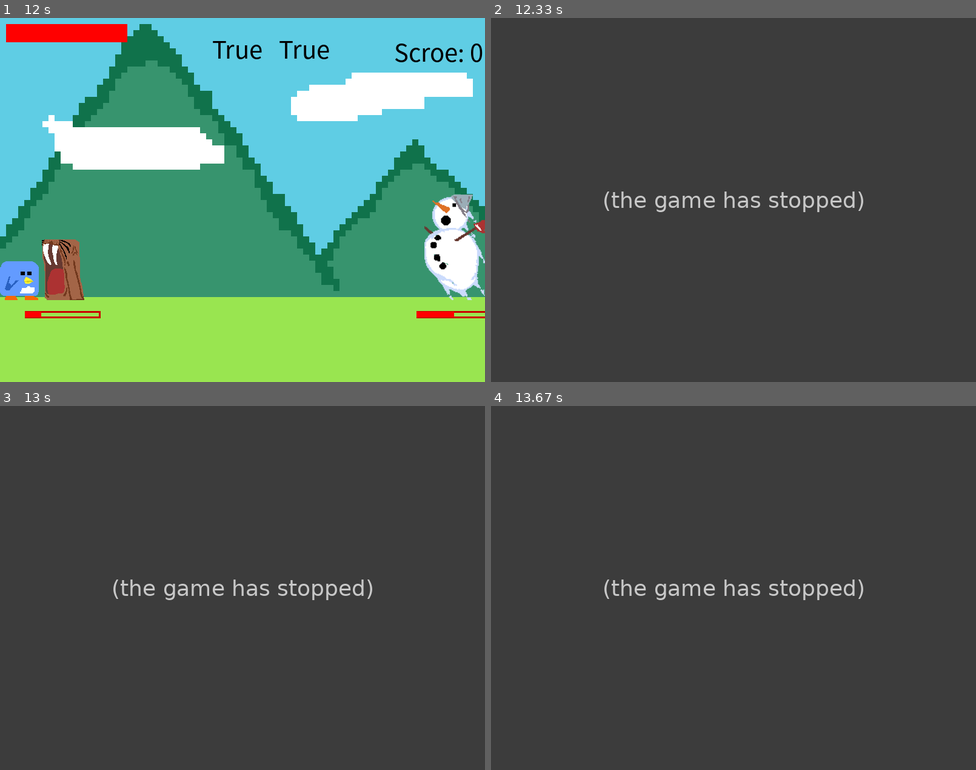
Above: before the commit, frames 1-4 (two rows, left to right).
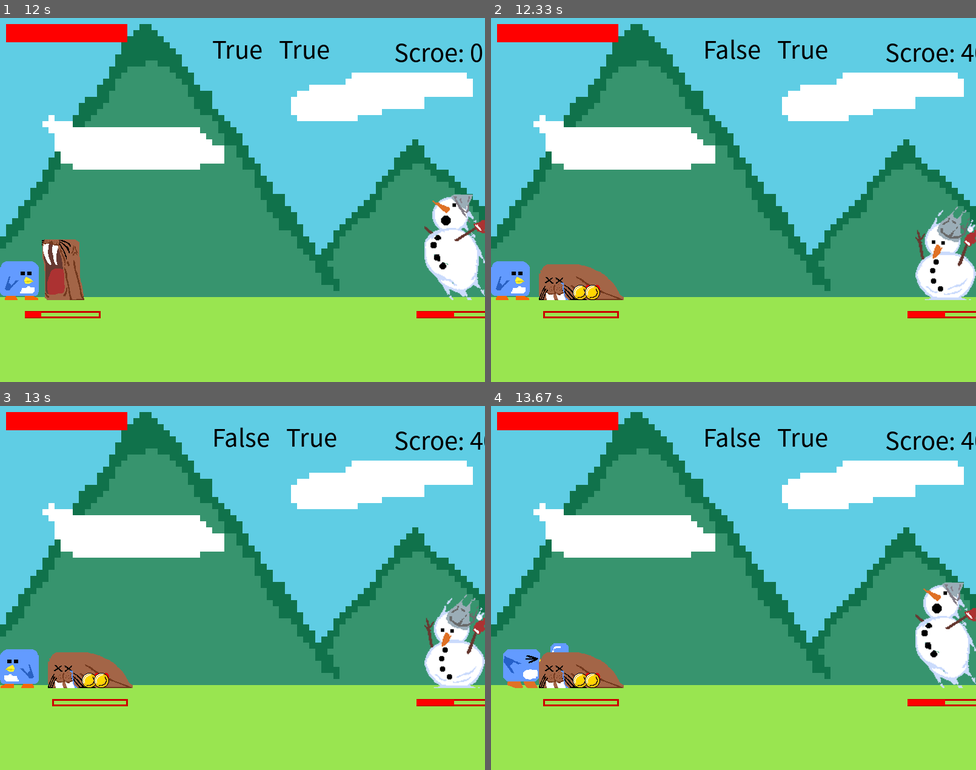
Above: after the commit, the same moments.

Repository: jeojw/pygames
Game: pygame game, started from Adventure/main.py
The game is run twice, just before and just after one commit, with the same random seed, the same clock (stepped at 60 frames per second) and the same inputs.
Inputs:
- Up to frame 1 (12 s): tap S at 0.33, 0.67 s; hold Up 1-1.47 s; hold Right 1.5-2.13 s; hold Left 2.17-2.63 s; hold Right 2.67-3.13 s; hold Up 3.17-3.47 s; tap X at 3.5, 3.9, 4.2, 4.4, 4.7, 4.97, 5.27, 5.4, 5.8, 6.1, 6.47, 6.77, 6.97, 7.27, 7.47, 7.8, 8.1, 8.3, 8.6, 9.3, 9.7, 10, 10.37, 10.67, 11.37, 11.7 s; hold Right 3.83-4.3 s; hold Left 4.33-4.87 s; hold Left 4.9-5.3 s; hold Up 5.33-5.7 s; hold Right 5.73-6.37 s; hold Left 6.4-6.87 s; hold Right 6.9-7.37 s; hold Up 7.4-7.7 s; hold Right 7.73-8.2 s; hold Left 8.23-8.77 s; hold Up 9.23-9.6 s; hold Right 9.63-10.27 s; hold Left 10.3-10.77 s; hold Up 11.3-11.6 s; hold Right from 11.63 s (still down)
- Up to frame 2 (12.33 s): tap X at 12, 12.2 s; release Right at 12.1 s; hold Left from 12.13 s (still down)
- Up to frame 3 (13 s): tap X at 12.5, 12.77 s; release Left at 12.67 s; hold Left from 12.7 s (still down)
- Up to frame 4 (13.67 s): tap X at 13.07, 13.2, 13.6 s; release Left at 13.1 s; hold Up 13.13-13.5 s; hold Right from 13.53 s (still down)

Frame 1 is identical in both runs. In frame 2, 100% of the frame differs, in the area x 0-100%, y 0-100%; in frame 3, 100%; in frame 4, 100%.
Error before the commit: AttributeError: 'GameStage' object has no attribute 'appendItem' (EnemyObject.py line 115); the game stopped at 12.22 s (later frames are placeholders)

Commit message:
새로운 게임을 커밋함

Diff:
--- a/Adventure/GameStage.py
+++ b/Adventure/GameStage.py
@@ -164,6 +164,12 @@
 
     def GetItemlist(self):
         return self.Itemlist
+
+    def appendItem(self, item):
+        self.Itemlist.append(item)
+
+    def removeItem(self, item):
+        self.Itemlist.remove(item)
 
     def OpeningScreen(self):
         '''
--- /dev/null
+++ b/ShootingGame/AirCraft.py
@@ -0,0 +1,48 @@
+import pygame
+import System
+import HitBox
+
+LEFTUP = 'LEFTUP'
+
+class AirCraft(System.System):
+    def __init__(self, x_pos, y_pos):
+        super().__init__()
+        self.pos = pygame.math.Vector2(x_pos, y_pos)
+
+        self.ProjectileList = [] # 투사체를 관리하는 리스트
+        self.isAttack = True
+        self.isMove = False
+        self.isDead = False
+        self.isGetAttack = False
+        self.Condition = None
+        self.SpriteList = []
+        self.cursprite = None
+        self.direction = None
+
+    def Move(self):
+        self.isMove = True
+
+    def Left(self):
+        self.direction = 'LEFT'
+
+    def Right(self):
+        self.direction = 'RIGHT'
+
+    def Up(self):
+        self.direction = 'UP'
+
+    def Down(self):
+        self.direction = 'DOWN'
+
+    def Static(self):
+        self.isMove = False
+        self.direction = None
+
+    def GetAttack(self, Another):
+        pass
+
+    def DrawPos(self):
+        self.GAMESCREEN.blit(self.cursprite, (self.pos.x, self.pos.y))
+
+    def UpdatePos(self):
+        pass
--- /dev/null
+++ b/ShootingGame/Bullet.py
@@ -0,0 +1,36 @@
+import pygame
+import HitBox
+import System
+
+class Bullet(System.System):
+    def __init__(self, Sprite, x_pos, y_pos, ATK, angle=None):
+        super().__init__()
+        self.sprite = Sprite
+        self.pos = pygame.math.Vector2(x_pos, y_pos)
+        self.angle = angle
+        if (self.angle is not None):
+            self.sprite = pygame.transform.rotate(self.sprite, self.angle)
+            self.HitBox = HitBox.HitBox(self.sprite, x_pos, y_pos)
+        else:
+            self.HitBox = HitBox.HitBox(self.sprite, x_pos, y_pos)
+        self.VEL = pygame.math.Vector2(0, 10)
+
+        self.ATK = ATK
+
+    def GetPos(self, t):
+        try:
+            if (t == 'x'):
+                return self.pos.x
+            elif (t == 'y'):
+                return self.pos.y
+            else:
+                raise ValueError
+        except ValueError:
+            return -1
+
+    def Draw(self):
+        self.GAMESCREEN.blit(self.sprite, (self.pos.x, self.pos.y))
+
+    def Update(self):
+        self.pos -= self.VEL
+        self.HitBox.Update(self.pos.x, self.pos.y)
--- /dev/null
+++ b/ShootingGame/Camera.py
@@ -0,0 +1,9 @@
+import pygame
+import System
+
+class Camera(System.System):
+    def __init__(self):
+        self.CameraPos = pygame.math.Vector2(0, 0)
+
+    def CameraMove(self, dx, dy):
+        pass
--- /dev/null
+++ b/ShootingGame/HitBox.py
@@ -0,0 +1,50 @@
+import System
+import pygame
+
+class HitBox(System.System):
+    def __init__(self, Sprite, x_pos, y_pos):
+        super().__init__()
+        self.HitBox = Sprite.get_rect(topleft=(x_pos, y_pos))
+        self.Collidable = True
+
+    def Draw(self):
+        pygame.draw.rect(self.GAMESCREEN, (255, 0, 0), [self.HitBox.x, self.HitBox.y, self.HitBox.width, self.HitBox.height], 2)
+
+    def GetPos(self, t, center=None):
+        if (center is not None):
+            try:
+                if (t == 'x'):
+                    return self.HitBox.centerx
+                elif (t == 'y'):
+                    return self.HitBox.centery
+                else:
+                    raise ValueError
+            except ValueError:
+                return -1
+        try:
+            if (t == 'x'):
+                return self.HitBox.x
+            elif (t == 'y'):
+                return self.HitBox.y
+            else:
+                raise ValueError
+        except ValueError:
+            return -1
+
+    def GetSize(self, t):
+        try:
+            if (t == 'w'):
+                return self.HitBox.width
+            elif (t == 'h'):
+                return self.HitBox.height
+            else:
+                raise ValueError
+        except ValueError:
+            return -1
+
+    def CheckCollision(self, Another):
+        return pygame.Rect.colliderect(self.HitBox, Another.HitBox)
+
+    def Update(self, x_pos, y_pos):
+        self.HitBox.x = x_pos
+        self.HitBox.y = y_pos
--- /dev/null
+++ b/ShootingGame/PlayerAirCraft.py
@@ -0,0 +1,122 @@
+import pygame
+import AirCraft
+import HitBox
+import Stack
+import Bullet
+import Camera
+
+samplesprite = pygame.image.load('ShootingGame/Sprite/AIRCRAFT_SAMPLE.png')
+Invincible = pygame.image.load('ShootingGame/Sprite/Invincible_Sprite.png')
+bulletsprite = pygame.image.load('ShootingGame/Sprite/Player_Bullet.png')
+
+class PlayerAirCraft(AirCraft.AirCraft):
+    def __init__(self, x_pos, y_pos):
+        super().__init__(x_pos, y_pos)
+        self.HEARTS = 4
+        self.ATK = 100 # 공격력
+        self.DEF = 20 # 방어력
+        self.ATKCOUNTS = 2 # 발사되는 투사체 개수
+        self.VEL = pygame.math.Vector2(6, 6) # 속도
+        self.PlayerStat = [4, 100, 20, 2] # 플레이어의 스텟을 저장하는 리스트
+        self.Condition = 'NonInvincible'
+
+        self.isGetItem = False
+
+        self.index = 0
+        self.SpriteList = [samplesprite]
+        self.cursprite = self.SpriteList[self.index]
+        self.HitBox = HitBox.HitBox(self.cursprite, self.pos.x, self.pos.y)
+
+        self.BulletStack = Stack.Stack()
+
+        self.ChangeConditionTime = 2
+        self.StartTime = 0
+        self.ElapsedTime = 0
+
+        self.BulletInterval = 7
+        self.BulletAngle = 20
+        self.AtkCool = 0.1
+        self.StartCool = 0
+        self.ElapsedCool = 0
+
+    def DrawStat(self):
+        pass
+
+    def Draw(self):
+        self.DrawPos()
+        self.DrawStat()
+
+    def UpdateStat(self, Stage):
+        for item in Stage.ItemList:
+            if (self.HitBox.checkcollision(item)):
+                if (item.GetType() == 'ATK'):
+                    pass
+
+    def UpdateCondition(self, Stage):
+        if (self.isAttack):
+            if (self.BulletStack.GetSize() == 0):
+                self.ProjectileList.append(Bullet.Bullet(bulletsprite, self.HitBox.GetPos('x', True) - self.BulletInterval, self.HitBox.GetPos('y'), self.ATK))
+                self.ProjectileList.append(Bullet.Bullet(bulletsprite, self.HitBox.GetPos('x', True) + self.BulletInterval, self.HitBox.GetPos('y'), self.ATK))
+                self.ProjectileList.append(Bullet.Bullet(bulletsprite, self.HitBox.GetPos('x', True) - self.BulletInterval * 2, self.HitBox.GetPos('y'), self.ATK, self.BulletAngle))
+                self.ProjectileList.append(Bullet.Bullet(bulletsprite, self.HitBox.GetPos('x', True) + self.BulletInterval * 2, self.HitBox.GetPos('y'), self.ATK, self.BulletAngle))
+            elif (self.BulletStack.GetSize() == 1):
+                self.ProjectileList.append(Bullet.Bullet(bulletsprite, self.HitBox.GetPos('x', True) - self.BulletInterval, self.HitBox.GetPos('y'), self.ATK))
+                self.ProjectileList.append(Bullet.Bullet(bulletsprite, self.HitBox.GetPos('x', True) + self.BulletInterval, self.HitBox.GetPos('y'), self.ATK))
+                self.ProjectileList.append(Bullet.Bullet(bulletsprite, self.HitBox.GetPos('x', True) - self.BulletInterval, self.HitBox.GetPos('y'), self.ATK), self.BulletAngle)
+                self.ProjectileList.append(Bullet.Bullet(bulletsprite, self.HitBox.GetPos('x', True) + self.BulletInterval, self.HitBox.GetPos('y'), self.ATK), self.BulletAngle)
+            self.isAttack = False
+            self.StartCool = pygame.time.get_ticks()
+        self.ElapsedCool = (pygame.time.get_ticks() - self.StartCool) / 1000
+
+        if (self.ElapsedCool > self.AtkCool):
+            self.isAttack = True
+            self.ElapsedCool = 0
+            self.StartCool = 0
+
+        if (self.ElapsedCool > self.AtkCool):
+            self.ElapsedCool = 0
+
+        for bullet in Stage.BulletList:
+            if (self.HitBox.CheckCollision(bullet)):
+                self.isGetAttack = True
+                self.Condition = 'Invincible'
+                self.BulletStack.pop()
+                self.StartTime = pygame.time.get_ticks()
+
+        if (self.Condition == 'Invincible'):
+            self.ElapsedTime = int((pygame.time.get_ticks() - self.StartTime) / 1000)
+            if (self.ElapsedTime > self.ChangeConditionTime):
+                self.Condition = 'NonInvincible'
+                self.isGetAttack = False
+
+    def UpdatePos(self):
+        if (self.pos.x < 0):
+            self.pos.x = 0
+        elif (self.pos.x + self.HitBox.GetSize('w') > self.SCREENSIZE[0]):
+            self.pos.x = self.SCREENSIZE[0] - self.HitBox.GetSize('w')
+        elif (self.pos.y < 0):
+            self.pos.y = 0
+        elif (self.pos.y + self.HitBox.GetSize('h') > self.SCREENSIZE[1]):
+            self.pos.y = self.SCREENSIZE[1] - self.HitBox.GetSize('h')
+
+        if (self.isMove):
+            if (self.direction == 'LEFT'):
+                self.pos.x -= self.VEL.x
+            elif (self.direction == 'RIGHT'):
+                self.pos.x += self.VEL.x
+            elif (self.direction == 'UP'):
+                self.pos.y -= self.VEL.y
+            elif (self.direction == 'DOWN'):
+                self.pos.y += self.VEL.y
+
+        self.HitBox.Update(self.pos.x, self.pos.y)
+        self.HitBox.Draw()
+
+    def UpdateSprite(self):
+        pass
+
+    def Update(self, Stage):
+        self.UpdateStat(Stage)
+        self.UpdatePos()
+        self.UpdateCondition(Stage)
+        self.UpdateSprite()
--- /dev/null
+++ b/ShootingGame/Stack.py
@@ -0,0 +1,43 @@
+class Node(object):
+    def __init__(self, data):
+        self.data = data
+        self.next = None
+
+class Stack(object):
+    def __init__(self):
+        self.top = None
+        self.size = 0
+
+    def isEmpty(self):
+        return self.top == None
+
+    def GetSize(self):
+        return self.size
+
+    def push(self, data):
+        new = Node(data)
+        if (self.isEmpty()):
+            self.top = new
+        else:
+            new.next = self.top
+            self.top = new
+
+        self.size += 1
+
+    def pop(self):
+        if (not self.isEmpty()):
+            delete = self.top
+            if (self.size == 1):
+                self.top = None
+            else:
+                self.top = delete.next
+            self.size -= 1
+            return delete.data
+
+        return -1
+
+    def peek(self):
+        if (not self.isEmpty()):
+            return self.top.data
+
+        return None
--- /dev/null
+++ b/ShootingGame/Stage.py
@@ -0,0 +1,50 @@
+import Camera
+import System
+import PlayerAirCraft
+
+class Stage(System.System):
+    def __init__(self, Level, Score):
+        super().__init__()
+        self.Level = Level
+        self.MAPSZIE = (600, 3200)
+        self.Camera = Camera.Camera()
+
+        self.PLAYER = None
+        self.BulletList = []
+        self.EnemyList = []
+        self.ItemList = []
+
+        self.StageScore = 0
+        self.TotalScore = 0
+
+    def SetStage(self, level):
+        self.PLAYER = PlayerAirCraft.PlayerAirCraft(360, 700)
+
+    def Draw(self):
+        pass
+
+    def UpdateBullets(self):
+        for bullet in self.PLAYER.ProjectileList:
+            if (bullet.GetPos('y') <= 0):
+                self.PLAYER.ProjectileList.remove(bullet)
+            bullet.Update()
+            bullet.Draw()
+
+        for bullet in self.BulletList:
+            bullet.Update()
+            bullet.Draw()
+
+    def UpdateScore(self):
+        pass
+
+    def UpdateItem(self):
+        pass
+
+    def UpdateEnemy(self):
+        pass
+
+    def Update(self):
+        self.UpdateBullets()
+        self.UpdateScore()
+        self.UpdateItem()
+        self.UpdateEnemy()
--- /dev/null
+++ b/ShootingGame/Supply.py
@@ -0,0 +1,20 @@
+import pygame
+import System
+import HitBox
+
+class Supply(System.System):
+    def __init__(self, icon, x_pos, y_pos):
+        super().__init__()
+        self.icon = icon
+        self.type = None
+        self.HitBox = HitBox.HitBox(icon, x_pos, y_pos)
+
+    def GetType(self):
+        return self.type
+
+    def Draw(self):
+        self.GAMESCREEN.blit(self.icon, (self.HitBox.x, self.HitBox.y))
+
+    def Update(self, x_pos, y_pos):
+        self.HitBox.x = x_pos
+        self.HitBox.y = y_pos
--- /dev/null
+++ b/ShootingGame/System.py
@@ -0,0 +1,24 @@
+import pygame
+
+class System(object):
+    def __init__(self):
+        self.SCREENSIZE = (800, 1000)
+        self.writeXMARGIN = 200
+        self.writeYMARGIN = 200
+
+        self.FPSCLOCK = pygame.time.Clock()
+        self.GAMESCREEN = pygame.display.set_mode(self.SCREENSIZE)
+        self.BIGFONT = pygame.font.SysFont('notosanscjkkrblack', 70)
+        self.SMALLFONT = pygame.font.SysFont('notosanscjkkrblack', 40)
+        self.FPS = 60
+
+        self.COLORDIC = {'BLACK': (0, 0, 0),
+                         'WHITE': (255, 255, 255),
+                         'RED': (255, 0, 0),
+                         'GREEN': (0, 255, 0),
+                         'BLUE': (0, 0, 255)}
+
+    def InputText(self, Font, Text, color, x_pos, y_pos):
+        surface = Font.render(Text, True, color)
+        rect = surface.get_rect()
+        self.GAMESCREEN.blit(surface, (x_pos, y_pos))
--- /dev/null
+++ b/ShootingGame/main.py
@@ -0,0 +1,65 @@
+import pygame
+import sys
+import System
+import Stage
+
+sprite = pygame.image.load('ShootingGame/Sprite/AIRCRAFT_SAMPLE.png')
+
+def rungame(Sys, Stage):
+    while True:
+        Sys.GAMESCREEN.fill(Sys.COLORDIC['WHITE'])
+        pygame.draw.rect(Sys.GAMESCREEN, Sys.COLORDIC['BLUE'], (250, 690, 10, 30))
+        pygame.draw.rect(Sys.GAMESCREEN, Sys.COLORDIC['BLUE'], (250, 690, 40, 40))
+
+        for event in pygame.event.get():
+            if (event.type == pygame.QUIT):
+                pygame.quit()
+                sys.exit()
+
+            if (event.type == pygame.KEYDOWN):
+                if (event.key == pygame.K_LEFT):
+                    Stage.PLAYER.Left()
+                    Stage.PLAYER.Move()
+                elif (event.key == pygame.K_RIGHT):
+                    Stage.PLAYER.Right()
+                    Stage.PLAYER.Move()
+                elif (event.key == pygame.K_UP):
+                    Stage.PLAYER.Up()
+                    Stage.PLAYER.Move()
+                elif (event.key == pygame.K_DOWN):
+                    Stage.PLAYER.Down()
+                    Stage.PLAYER.Move()
+                elif (event.key == pygame.K_ESCAPE):
+                    pygame.quit()
+                    sys.exit()
+
+            if (event.type == pygame.KEYUP):
+                if (event.key == pygame.K_LEFT or
+                    event.key == pygame.K_RIGHT or
+                    event.key == pygame.K_UP or
+                    event.key == pygame.K_DOWN):
+                    Stage.PLAYER.Static()
+
+
+        Stage.PLAYER.Update(Stage)
+        Stage.PLAYER.Draw()
+        Stage.Update()
+        Stage.Draw()
+
+        Sys.InputText(Sys.SMALLFONT, str(len(Stage.PLAYER.ProjectileList)), Sys.COLORDIC['BLACK'], 30, 30)
+        pygame.display.update()
+        Sys.FPSCLOCK.tick(60)
+
+def main():
+    pygame.init()
+
+    Sys = System.System()
+    pygame.display.set_caption("Shooting Game")
+
+    St = Stage.Stage(0, 0)
+    St.SetStage(0)
+
+    rungame(Sys, St)
+
+if (__name__ == '__main__'):
+    main()
Empty file removed: NewGame/Camera.py
Binary file added: ShootingGame/ItemIcon/ATK_item.png
Binary file added: ShootingGame/Sprite/AIRCRAFT_SAMPLE.png
Binary file added: ShootingGame/Sprite/Invincible_Sprite.png
Binary file added: ShootingGame/Sprite/Player_Bullet.png
